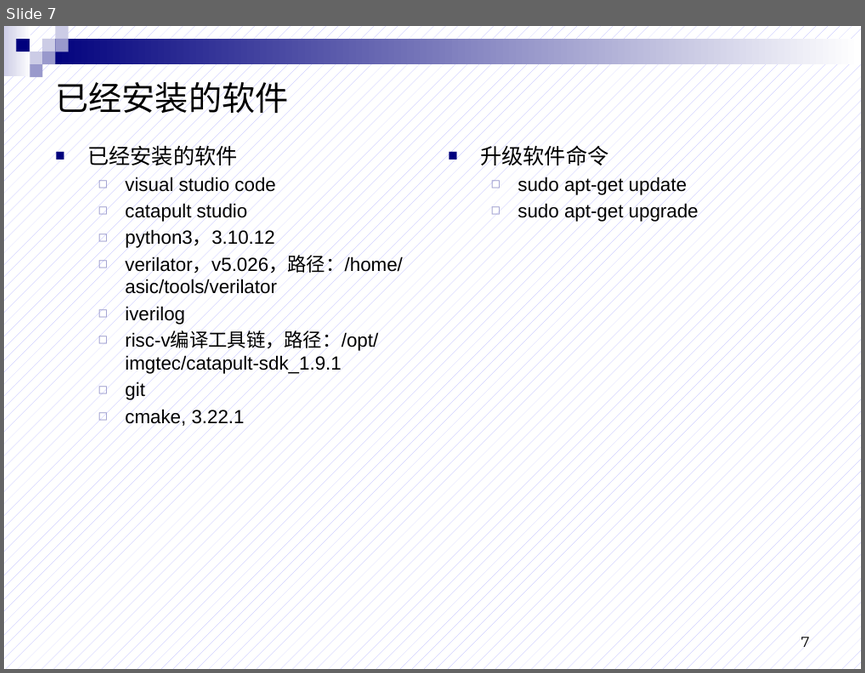
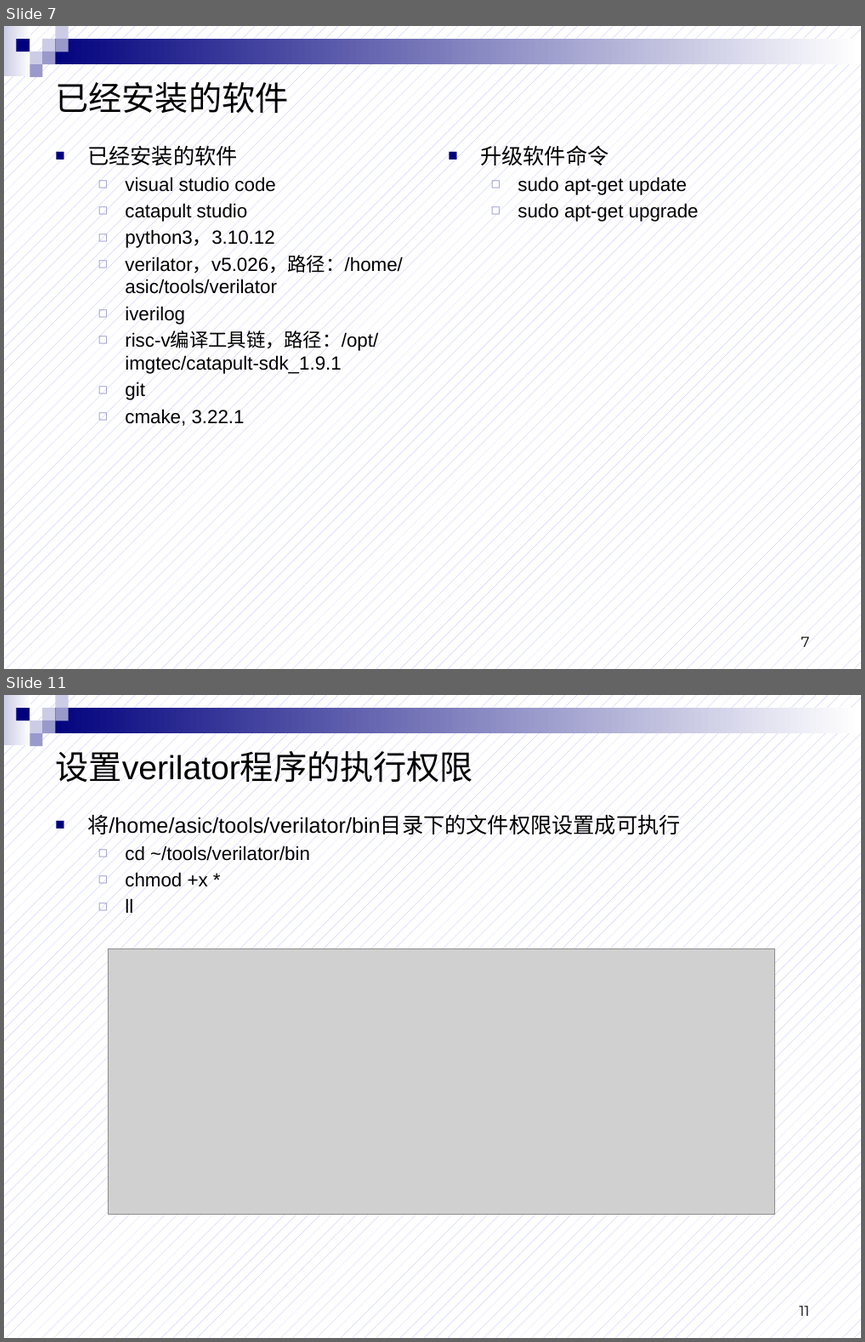
Before and after one commit to beforewind/asic_labs, a slide deck: tutorials/lab0_虚拟机.pptx. Shown one above the other, each under a label of ours: slide 7 before the commit, slides 7 and 11 after it; the slides between them are not shown. The pictures are 865x673 and 865x1342 pixels, drawn with LibreOffice and Linux fonts; fonts in the diff are those of the drawing; grey boxes stand for pictures. Boxes give left, top, right and bottom in pixels: in the first picture for what was removed or moved away, otherwise in the second. Text is boxed around its words. In the diff, an @@ line names an element or a change of style, - is before the commit and + after.

```diff
--- a/tutorials/lab0_虚拟机.pptx
+++ b/tutorials/lab0_虚拟机.pptx
@@ slide 11 added at (x1=4, y1=695, x2=861, y2=1338), background pattern #B2B2FF on #FFFFFF; not listed: 9 template elements that a slide beside it also shows @@
@@ title added at (x1=55, y1=751, x2=473, y2=783), 28 pt, text #000000 @@
+设置verilator程序的执行权限
@@ text added at (x1=87, y1=814, x2=680, y2=913), 18 pt, text #000000 @@
+■ 将/home/asic/tools/verilator/bin目录下的文件权限设置成可执行
+  ◻ cd ~/tools/verilator/bin
+  ◻ chmod +x *
+  ◻ ll
@@ picture added at (x1=109, y1=948, x2=774, y2=1213) @@
@@ page number added at (x1=799, y1=1305, x2=809, y2=1315), 12 pt, text #000000 @@
+11
```
Also in this commit, not shown: 4 other slides added, 12 other files.
